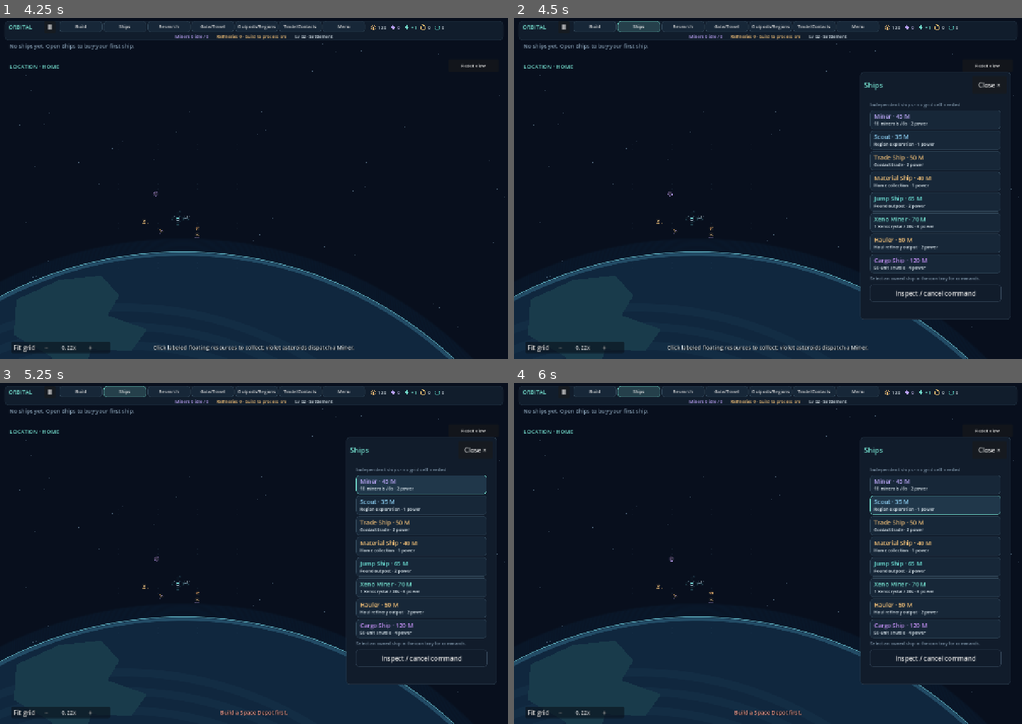
Above: before the commit, frames 1-4 (two rows, left to right).
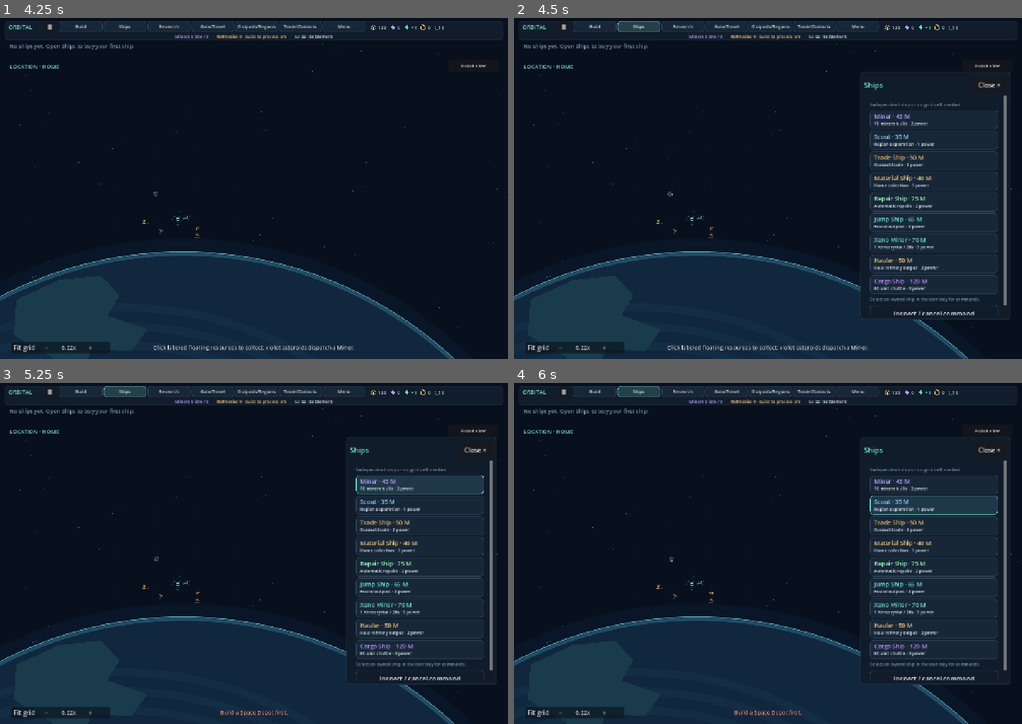
Above: after the commit, the same moments.

Repository: pidiman/orbital
Game: Godot game, scene res://orbital.tscn
The game is run twice, just before and just after one commit, with the same random seed, the same clock (stepped at 60 frames per second) and the same inputs.
Inputs (mouse positions are in pixels of both pictures, inside the frame that each line leads up to):
- Up to frame 1 (4.25 s): click "Fit grid" at 0.5 s; click "−" at 1.25 s; click "+" at 2 s; click "Build" at 2.75 s; click "Inspect / cancel command" at 3.5 s
- Up to frame 2 (4.5 s): click "Ships" at 4.25 s
- Up to frame 3 (5.25 s): click (421, 485) at 5.02 s
- Up to frame 4 (6 s): click (935, 505) at 5.77 s

Frame 1 is identical in both runs. In frame 2, 2.0% of the frame differs, in the area x 70-97%, y 22-88%; in frame 3, 2.0%; in frame 4, 2.0%.

Commit message:
Phase B: asteroid impact damage + automatic Repair Ship (auto-detects and fixes damaged modules)

Diff:
--- a/data/ships.json
+++ b/data/ships.json
@@ -55,6 +55,23 @@
     },
     "art": "material_ship",
     "dock_type": "material_ship"
+  },
+  "repair_ship": {
+    "name": "Repair Ship",
+    "cost": 75,
+    "power_use": 2,
+    "color": "9af0b1",
+    "description": "Automatically repairs damaged local station modules.",
+    "effect": "Automatic repairs · 2 power",
+    "repair": {
+      "travel_seconds": 2,
+      "seconds": 5,
+      "materials_base": 15,
+      "materials_per_tier": 10,
+      "stop_offset": 58
+    },
+    "art": "repair_ship",
+    "dock_type": "repair_ship"
   },
   "jump_ship": {
     "name": "Jump Ship",
--- a/data/threats.json
+++ b/data/threats.json
@@ -20,6 +20,7 @@
       "health_max": 3,
       "speed_min": 48.0,
       "speed_max": 72.0,
+      "impact_damage_chance": 0.65,
       "loot_min": 5,
       "loot_max": 9,
       "xenocrystal_chance": 0.02
@@ -30,6 +31,7 @@
       "health_max": 7,
       "speed_min": 36.0,
       "speed_max": 58.0,
+      "impact_damage_chance": 0.85,
       "loot_min": 10,
       "loot_max": 18,
       "xenocrystal_chance": 0.04
@@ -40,6 +42,7 @@
       "health_max": 15,
       "speed_min": 25.0,
       "speed_max": 44.0,
+      "impact_damage_chance": 1.0,
       "loot_min": 18,
       "loot_max": 30,
       "xenocrystal_chance": 0.07
--- a/scripts/asteroid_field.gd
+++ b/scripts/asteroid_field.gd
@@ -109,6 +109,14 @@
 			var point: Vector2 = ship_position(ship_id)
 			get_parent().ship_motion.draw_exhaust(self, ship_id, point, definition.get("art", "scout"), _ship_scale(definition), get_parent().ship_motion.angle_for(ship_id), Color(definition.get("color", "8bcdf1")))
 			ModuleArt.draw_module(self, point, definition.get("art", "scout"), _ship_scale(definition), 1.0, get_parent().ship_motion.angle_for(ship_id))
+			if fleet.repairs != null and fleet.repairs.jobs.has(ship_id):
+				var repair_job: Dictionary = fleet.repairs.jobs[ship_id]
+				if fleet.model.locations.structures.has(repair_job.target) and repair_job.phase == "repairing":
+					var repair_target: Vector2 = get_parent().board.world_to_screen(fleet.model.locations.structures[repair_job.target].position)
+					var repair_direction: Vector2 = repair_target - point
+					if repair_direction.length() > 1.0:
+						draw_line(point + repair_direction.normalized() * 9.0, repair_target, Color("9af0b1", 0.18), 7.0, true)
+						draw_line(point + repair_direction.normalized() * 9.0, repair_target, Color("c9ffd4"), 1.8, true)
 			var text: String = "%s #%d" % [definition.name, ship_id]
 			if fleet.regions.survey_jobs.has(ship_id):
 				text = "Scouting %ds" % fleet.regions.survey_jobs[ship_id].remaining
--- a/scripts/main.gd
+++ b/scripts/main.gd
@@ -128,6 +128,7 @@
 	add_child(camera_input)
 	fleet.hauling.notice.connect(hud.message)
 	fleet.cargo.notice.connect(hud.message)
+	fleet.repairs.notice.connect(hud.message)
 	supply.collection.notice.connect(hud.message)
 	hud.tool_selected.connect(_select_tool)
 	hud.ship_assignment_requested.connect(func(ship_id: int) -> void: asteroids.selected_ship = ship_id)
--- a/scripts/mining_fleet.gd
+++ b/scripts/mining_fleet.gd
@@ -19,6 +19,7 @@
 var hauling: RefCounted
 var collection: RefCounted
 var cargo: RefCounted
+var repairs: RefCounted
 var model: StationModel
 var asteroids: Dictionary = {}
 const RESOURCE_FIELDS: Array[String] = ["resource_targets"]
@@ -55,7 +56,9 @@
 	model.ship_removed.connect(cancel_unit)
 	hauling = preload("res://scripts/refinery_hauling.gd").new(self)
 	cargo = preload("res://scripts/cargo_shuttle.gd").new(self)
+	repairs = preload("res://scripts/repair_ship.gd").new(self)
 	docking = preload("res://scripts/docking_model.gd").new(self)
+	repairs.changed.connect(changed.emit)
 	cargo.changed.connect(func() -> void:
 		changed.emit()
 		model.changed.emit())
@@ -136,6 +139,7 @@
 func tick() -> void:
 	hauling.tick()
 	cargo.tick()
+	repairs.advance(1.0)
 	transport.tick()
 	diplomacy.tick()
 	_tick_regions()
@@ -182,6 +186,8 @@
 			collection.cancel(unit)
 		if cargo != null:
 			cargo.cancel(unit)
+		if repairs != null:
+			repairs.cancel(unit)
 	changed.emit()
 
 # Logical marker coordinates, owned by the model so a checkpoint restores the same view.
@@ -190,7 +196,7 @@
 	return slots[posmod(-asteroid_id - 1000, slots.size())]
 
 func unit_busy(unit: Variant) -> bool:
-	return (hauling != null and hauling.jobs.has(unit)) or cargo.routes.has(unit) or transport.jobs.has(unit) or (collection != null and collection.jobs.has(unit)) or jobs.has(unit) or diplomacy.jobs.has(unit) or regions.survey_jobs.has(unit)
+	return (hauling != null and hauling.jobs.has(unit)) or cargo.routes.has(unit) or repairs.jobs.has(unit) or transport.jobs.has(unit) or (collection != null and collection.jobs.has(unit)) or jobs.has(unit) or diplomacy.jobs.has(unit) or regions.survey_jobs.has(unit)
 
 func trade_error(ship_id: int, contact_id: String, offer_id: String) -> String:
 	if not transport.work_error(ship_id).is_empty():
--- a/scripts/module_art.gd
+++ b/scripts/module_art.gd
@@ -196,6 +196,15 @@
 		canvas.draw_circle(Vector2(5, 20), 3, amber)
 		canvas.draw_line(Vector2(-5, 22), Vector2(-5, 28), Color("f6d28d", opacity * 0.55), 2, true)
 		canvas.draw_line(Vector2(5, 22), Vector2(5, 28), Color("f6d28d", opacity * 0.55), 2, true)
+	elif kind == "repair_ship":
+		var green := Color("9af0b1", opacity)
+		var hull := Color("b8c9c2", opacity)
+		var ship := PackedVector2Array([Vector2(0, -22), Vector2(10, -8), Vector2(10, 16), Vector2(0, 22), Vector2(-10, 16), Vector2(-10, -8)])
+		canvas.draw_colored_polygon(ship, hull)
+		canvas.draw_polyline(PackedVector2Array([Vector2(0, -22), Vector2(10, -8), Vector2(10, 16), Vector2(0, 22), Vector2(-10, 16), Vector2(-10, -8), Vector2(0, -22)]), green, 2.0, true)
+		canvas.draw_circle(Vector2.ZERO, 7, Color("2c4b3e", opacity))
+		canvas.draw_line(Vector2(-5, 0), Vector2(5, 0), green, 2.0, true)
+		canvas.draw_line(Vector2(0, -5), Vector2(0, 5), green, 2.0, true)
 	elif kind == "trader":
 		var hull := PackedVector2Array([Vector2(0, -22), Vector2(13, -8), Vector2(13, 18), Vector2(-13, 18), Vector2(-13, -8)])
 		canvas.draw_colored_polygon(hull, ink)
--- /dev/null
+++ b/scripts/repair_ship.gd
@@ -0,0 +1,109 @@
+class_name RepairShip
+extends RefCounted
+
+# Automatic regional repair jobs. Travel is represented in the job state for
+# persistence, while ShipMotion supplies the presentation flight.
+signal changed
+signal notice(message: String)
+const FIELDS: Array[String] = ["jobs"]
+var fleet_ref: WeakRef
+var jobs: Dictionary = {}
+var fleet: RefCounted:
+	get: return fleet_ref.get_ref()
+var model: StationModel:
+	get: return fleet.model
+
+func _init(owner_fleet: RefCounted) -> void:
+	fleet_ref = weakref(owner_fleet)
+
+func advance(delta: float) -> void:
+	_assign_idle_ships()
+	for ship_id: int in jobs.keys():
+		if not model.ships.has(ship_id):
+			jobs.erase(ship_id)
+			continue
+		var job: Dictionary = jobs[ship_id]
+		if not model.locations.structures.has(job.target):
+			jobs.erase(ship_id)
+			continue
+		var structure: Dictionary = model.locations.structures[job.target]
+		var scope: StationModel = model if structure.station_id == model.locations.primary_station() else model.scoped_station(structure.station_id)
+		if not scope.is_module_damaged(structure.position):
+			jobs.erase(ship_id)
+			continue
+		if str(job.region) != model.locations.ship_region(ship_id):
+			jobs.erase(ship_id)
+			continue
+		if str(job.phase) == "travel":
+			job.travel_remaining = float(job.travel_remaining) - delta
+			if float(job.travel_remaining) > 0.0: continue
+			job.phase = "repairing"
+		if not bool(job.get("cost_paid", false)):
+			var cost: int = int(job.cost)
+			if scope.materials < cost:
+				if not bool(job.get("waiting", false)):
+					job.waiting = true
+					notice.emit("Repair Ship waiting — insufficient Materials")
+				changed.emit()
+				continue
+			scope.materials -= cost
+			job.cost_paid = true
+			job.waiting = false
+			changed.emit()
+		job.remaining = float(job.remaining) - delta
+		if float(job.remaining) <= 0.0:
+			scope.repair_module(structure.position)
+			jobs.erase(ship_id)
+			changed.emit()
+	changed.emit()
+
+func _assign_idle_ships() -> void:
+	var claimed: Dictionary = {}
+	for job: Dictionary in jobs.values(): claimed[job.target] = true
+	for ship_id: int in model.ships:
+		var definition: Dictionary = model.ship_catalog[model.ships[ship_id]]
+		if not definition.has("repair") or jobs.has(ship_id) or fleet.unit_busy(ship_id): continue
+		var region: String = model.locations.ship_region(ship_id)
+		var target: String = _nearest_damaged(region, claimed, ship_id)
+		if target.is_empty(): continue
+		var structure: Dictionary = model.locations.structures[target]
+		var tier: int = int(structure.state.get("tier", 1))
+		var capability: Dictionary = definition.repair
+		var cost: int = int(capability.get("materials_base", 15)) + maxi(0, tier - 1) * int(capability.get("materials_per_tier", 10))
+		jobs[ship_id] = {"target": target, "region": region, "phase": "travel", "travel_remaining": float(capability.get("travel_seconds", 2)), "remaining": float(capability.get("seconds", 5)) + float(tier - 1), "duration": float(capability.get("seconds", 5)) + float(tier - 1), "cost": cost, "cost_paid": false, "waiting": false}
+		claimed[target] = true
+		changed.emit()
+
+func _nearest_damaged(region: String, claimed: Dictionary, ship_id: int) -> String:
+	var best: String = ""
+	var distance: float = INF
+	var ship_record: Dictionary = model.locations.ships.get(ship_id, {})
+	var origin: Vector2 = Vector2.ZERO
+	if ship_record.has("purchase_position"): origin = ship_record.purchase_position
+	for id: String in model.locations.structures:
+		var structure: Dictionary = model.locations.structures[id]
+		if structure.region != region or structure.owner != model.locations.rules.primary_station.owner or claimed.has(id): continue
+		var scope: StationModel = model if structure.station_id == model.locations.primary_station() else model.scoped_station(structure.station_id)
+		if not scope.is_module_damaged(structure.position): continue
+		var candidate: float = origin.distance_squared_to(structure.position)
+		if candidate < distance:
+			distance = candidate
+			best = id
+	return best
+
+func cancel(ship_id: int) -> void:
+	if jobs.has(ship_id):
+		jobs.erase(ship_id)
+		changed.emit()
+
+func waiting_message() -> String:
+	for job: Dictionary in jobs.values():
+		if bool(job.get("waiting", false)): return "Repair Ship waiting — insufficient Materials"
+	return ""
+
+func validate(data: Dictionary) -> String:
+	if not data.get("jobs") is Dictionary: return "Invalid repair ship state."
+	for id: Variant in data.jobs:
+		if not id is int or not model.ships.has(id) or not model.ship_catalog[model.ships[id]].has("repair"): return "Invalid Repair Ship job."
+		if not data.jobs[id] is Dictionary or not model.locations.structures.has(data.jobs[id].get("target", "")): return "Invalid Repair Ship target."
+	return ""
--- a/scripts/save_store.gd
+++ b/scripts/save_store.gd
@@ -12,6 +12,7 @@
 const Hauling = preload("res://scripts/refinery_hauling.gd")
 const Docking = preload("res://scripts/docking_model.gd")
 const Cargo = preload("res://scripts/cargo_shuttle.gd")
+const Repair = preload("res://scripts/repair_ship.gd")
 const VERSION: int = 2
 const DEFAULT_PATH: String = "user://orbital-save.json"
 const STATION_FIELDS: Array[String] = ["modules", "module_tiers", "ships", "next_ship_id", "materials", "minerals", "capacity", "power_output", "power_use", "level", "ticks", "tick_elapsed", "refinery_progress", "total_refined"]
@@ -41,6 +42,7 @@
 	fleet.hauling.changed.connect(request_autosave)
 	fleet.docking.changed.connect(request_autosave)
 	fleet.cargo.changed.connect(request_autosave)
+	fleet.repairs.changed.connect(request_autosave)
 	fleet.outposts.changed.connect(request_autosave)
 	fleet.research.changed.connect(request_autosave)
 	fleet.transport.changed.connect(request_autosave)
@@ -48,6 +50,7 @@
 	model.module_built.connect(request_autosave.unbind(2))
 	model.module_removed.connect(request_autosave.unbind(1))
 	model.module_upgraded.connect(request_autosave.unbind(1))
+	model.module_damaged.connect(request_autosave.unbind(1))
 	model.ship_built.connect(request_autosave.unbind(1))
 	model.ship_removed.connect(request_autosave.unbind(1))
 	fleet.dispatched.connect(request_autosave.unbind(2))
@@ -88,6 +91,8 @@
 	document.extensions.docking["schema_version"] = 1
 	_merge_fields(document.extensions, "cargo_shuttle", fleet.cargo, Cargo.FIELDS)
 	document.extensions.cargo_shuttle["schema_version"] = 1
+	_merge_fields(document.extensions, "repair_ship", fleet.repairs, Repair.FIELDS)
+	document.extensions.repair_ship["schema_version"] = 1
 	_merge_fields(document.extensions, "research", fleet.research, Research.FIELDS)
 	document.extensions.research["schema_version"] = 1
 	_merge_fields(document.extensions, "gate_transport", fleet.transport, Transport.FIELDS)
@@ -478,6 +483,11 @@
 	else:
 		candidate_supply.collection.migrate_job_locations()
 		candidate_fleet.transport.migrate_job_locations()
+	var repair_data: Dictionary = _extension_fields(migrated.extensions, "repair_ship", candidate_fleet.repairs, Repair.FIELDS)
+	if not decode_error.is_empty(): return decode_error
+	error = candidate_fleet.repairs.validate(repair_data)
+	if not error.is_empty(): return error
+	_apply_fields(candidate_fleet.repairs, repair_data, Repair.FIELDS)
 	for ship_id: int in trade_data.jobs:
 		var job: Dictionary = trade_data.jobs[ship_id]
 		if job.has("destination") and job.destination != candidate.locations.local_destination(ship_id): return "Invalid trade storage destination."
@@ -582,6 +592,7 @@
 	fleet.mining_assignments = candidate_fleet.mining_assignments
 	fleet.hauling.jobs = candidate_fleet.hauling.jobs
 	fleet.cargo.routes = candidate_fleet.cargo.routes
+	fleet.repairs.jobs = candidate_fleet.repairs.jobs
 	fleet.docking.ships = candidate_fleet.docking.ships
 	fleet.docking.usage = candidate_fleet.docking.usage
 	fleet.docking.suspended = false
--- a/scripts/ship_motion.gd
+++ b/scripts/ship_motion.gd
@@ -151,6 +151,7 @@
 	if fleet.transport.jobs.has(unit): return "gate:" + str(fleet.transport.jobs[unit].destination)
 	if fleet.cargo != null and fleet.cargo.routes.has(unit): return "cargo:" + str(fleet.cargo.routes[unit].phase) + ":" + str(fleet.cargo.routes[unit].destination)
 	if fleet.hauling.jobs.has(unit): return "hauling:" + str(fleet.hauling.jobs[unit].refinery_id)
+	if fleet.repairs != null and fleet.repairs.jobs.has(unit): return "repair:" + str(fleet.repairs.jobs[unit].target)
 	if fleet.collection.jobs.has(unit): return "collection"
 	if fleet.diplomacy.jobs.has(unit): return "trade:" + str(fleet.diplomacy.jobs[unit].id)
 	if fleet.regions.survey_jobs.has(unit): return "region:" + str(fleet.regions.survey_jobs[unit].region_id)
@@ -172,6 +173,13 @@
 		var target: Vector2 = Vector2.ZERO
 		if job.phase == "pickup" and fleet.model.locations.structures.has(job.refinery_id): target = fleet.model.locations.structures[job.refinery_id].position
 		return game.board.world_to_screen(target) + Vector2(0, 30)
+	if fleet.repairs != null and fleet.repairs.jobs.has(unit):
+		var repair_job: Dictionary = fleet.repairs.jobs[unit]
+		if fleet.model.locations.structures.has(repair_job.target):
+			var repair_structure: Dictionary = fleet.model.locations.structures[repair_job.target]
+			var approach: Vector2 = game.board.world_to_screen(repair_structure.position) - origin
+			if approach.length() < 1.0: approach = Vector2.UP
+			return game.board.world_to_screen(repair_structure.position) - approach.normalized() * float(fleet.model.ship_catalog[fleet.model.ships[unit]].repair.get("stop_offset", 58.0))
 	if fleet.collection.jobs.has(unit):
 		return game.get_node("MaterialShips").target_position(unit)
 	if mining_jobs.has(unit):
--- a/scripts/station_board.gd
+++ b/scripts/station_board.gd
@@ -108,7 +108,12 @@
 		var module_mask: int = int(connector_module_masks.get(world_position, 0)) if kind == "connector_tube" else 0
 		var active: bool = model.is_module_active(world_position)
 		ModuleArt.draw_module(self, world_to_screen(world_position), art, cell_size / 58.0 * model.footprint_size(kind).x, 1.0 if active else 0.32, module_facing(world_position), model.tier_at(world_position), connector_mask, module_mask)
-		if not active:
+		if model.is_module_damaged(world_position):
+			var damaged_point: Vector2 = world_to_screen(world_position) + Vector2(0, -20)
+			draw_circle(damaged_point, 7, Color("8e5d4d", 0.95))
+			draw_line(damaged_point - Vector2(4, 4), damaged_point + Vector2(4, 4), Color("ffc06b"), 2)
+			draw_line(damaged_point + Vector2(-4, 4), damaged_point + Vector2(4, -4), Color("ffc06b"), 2)
+		elif not active:
 			var inactive_point: Vector2 = world_to_screen(world_position) + Vector2(0, -20)
 			draw_circle(inactive_point, 7, Color("6b7780", 0.9))
 			draw_line(inactive_point - Vector2(3, 3), inactive_point + Vector2(3, 3), Color("e88982"), 2)
--- a/scripts/station_model.gd
+++ b/scripts/station_model.gd
@@ -10,6 +10,7 @@
 signal changed
 signal ship_built(ship_id: int)
 signal module_upgraded(world_position: Vector2)
+signal module_damaged(world_position: Vector2)
 signal ticked
 signal refined(amount: int)
 signal module_built(world_position: Vector2, kind: String)
@@ -460,7 +461,28 @@
 	return false
 
 func is_module_active(world_position: Vector2) -> bool:
-	return bool(connected_modules.get(world_position, false))
+	return bool(connected_modules.get(world_position, false)) and not is_module_damaged(world_position)
+
+func is_module_damaged(world_position: Vector2) -> bool:
+	return modules.has(world_position) and bool(structure_state(world_position).get("damaged", false))
+
+func damage_module(world_position: Vector2) -> bool:
+	if not modules.has(world_position) or is_module_damaged(world_position): return false
+	structure_state(world_position)["damaged"] = true
+	recalculate()
+	module_damaged.emit(world_position)
+	var root_model: Variant = locations.model_ref.get_ref() if locations.model_ref != null else null
+	if root_model != null and root_model != self:
+		root_model.module_damaged.emit(world_position)
+	changed.emit()
+	return true
+
+func repair_module(world_position: Vector2) -> bool:
+	if not modules.has(world_position) or not is_module_damaged(world_position): return false
+	structure_state(world_position)["damaged"] = false
+	recalculate()
+	changed.emit()
+	return true
 
 func is_structure_active(structure_id: String) -> bool:
 	if not locations.structures.has(structure_id): return false
--- a/scripts/threat_field.gd
+++ b/scripts/threat_field.gd
@@ -119,11 +119,27 @@
 			threats.erase(id)
 
 func _impact(id: int) -> void:
-	# Phase B hook: an impact currently has no damage consequence. The threat
-	# keeps drifting so an undestroyed asteroid exits at the far edge naturally.
 	if threats.has(id) and not threats[id].impact_emitted:
 		threats[id].impact_emitted = true
+		var threat: Dictionary = threats[id]
+		var definition: Dictionary = rules.sizes[threat.size]
+		if rng.randf() <= float(definition.get("impact_damage_chance", 1.0)):
+			_damage_nearest_module(threat.position)
 		bursts.append({"position": threats[id].position, "time": 0.0, "color": Color("67727e")})
+		threats.erase(id)
+
+func _damage_nearest_module(position: Vector2) -> void:
+	if not game.board.visible: return
+	var station: StationModel = game.board.model
+	var nearest: Vector2 = Vector2.INF
+	var distance: float = INF
+	for point: Vector2 in station.modules:
+		var candidate: float = game.board.world_to_screen(point).distance_to(position)
+		if candidate < distance:
+			distance = candidate
+			nearest = point
+	if nearest != Vector2.INF and station.damage_module(nearest):
+		game.hud.message("Asteroid impact damaged %s." % station.catalog[station.modules[nearest]].name, true)
 
 func _update_turrets(delta: float) -> void:
 	if not game.board.visible: return
Not shown, added: scripts/repair_ship.gd.uid
